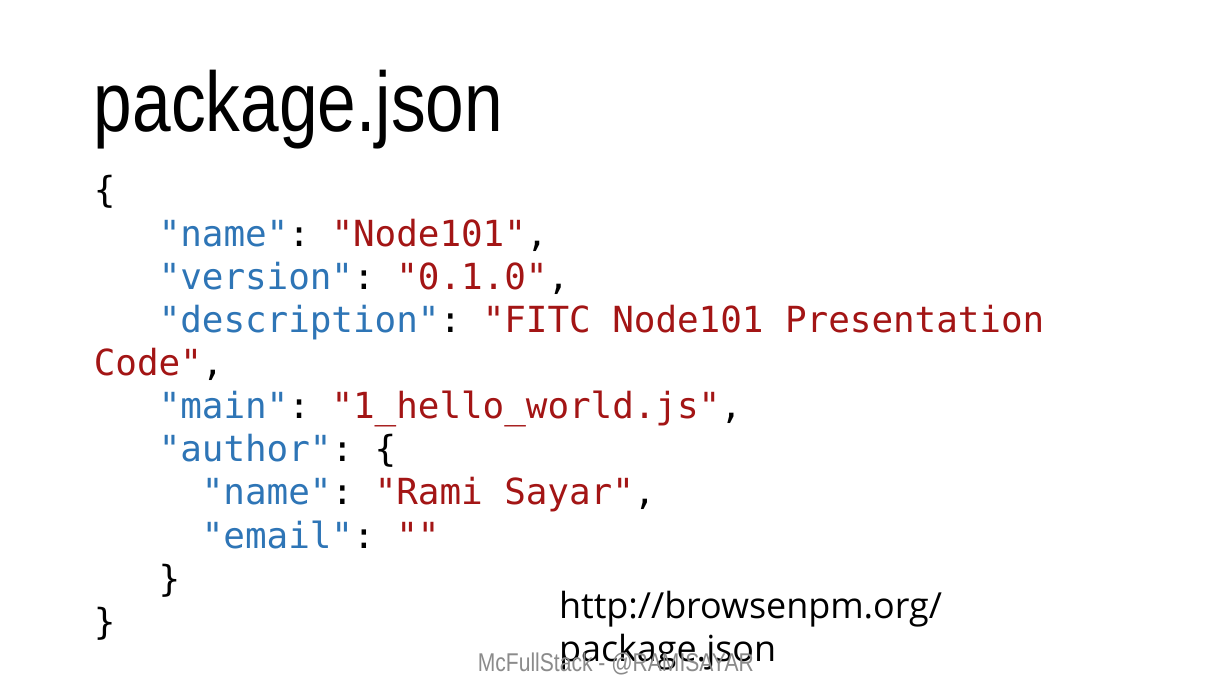
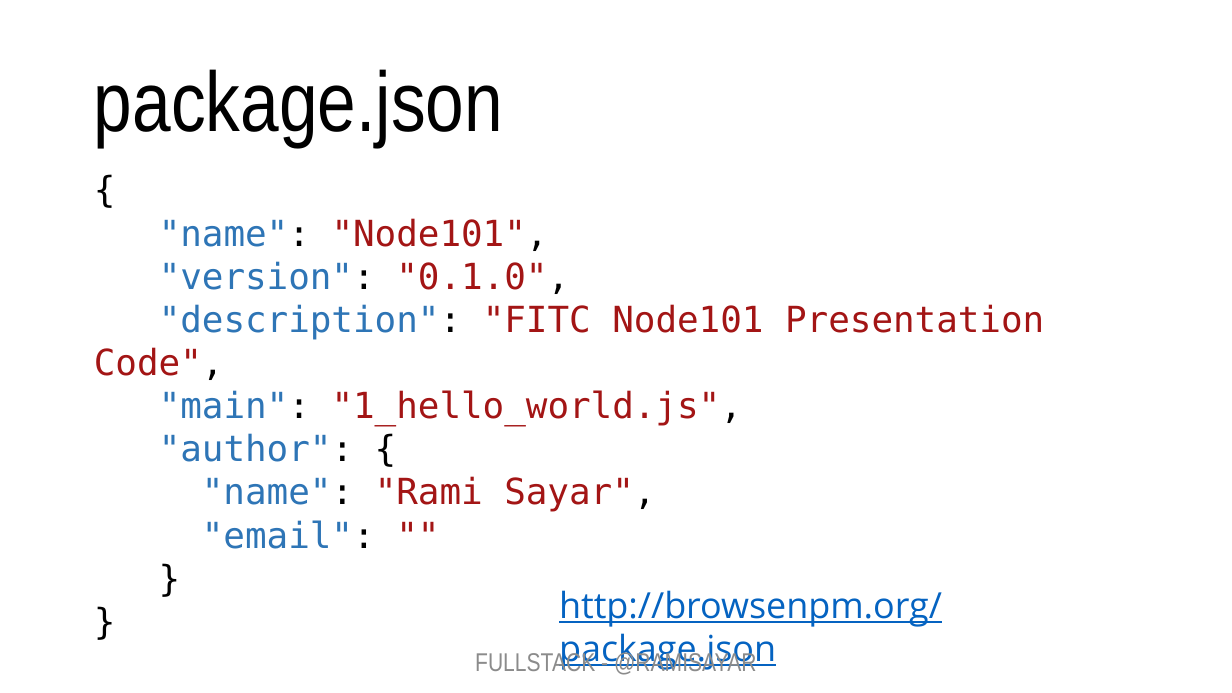
Before and after one commit to sayar/fullstack-training-kit, a slide deck: slide 31 of decks/2 - Building Backends with NodeJS.pptx. Drawn at 1232x693 pixels with LibreOffice and Linux fonts; fonts in the diff are those of the drawing. Boxes give left, top, right and bottom in pixels: in the first picture for what was removed or moved away, otherwise in the second. Text is boxed around its words. In the diff, an @@ line names an element or a change of style, - is before the commit and + after.

```diff
--- a/decks/2 - Building Backends with NodeJS.pptx
+++ b/decks/2 - Building Backends with NodeJS.pptx
@@ text "http://browsenpm.org/package.json" at bbox=[559, 590, 942, 671]: text colour #000000 to #0563C1, underline on @@
@@ text at bbox=[475, 649, 756, 675]: text changed @@
-McFullStack - @RAMISAYAR
+FULLSTACK - @RAMISAYAR
```
Also in this commit, not shown: 43 other slides changed, 1 other file.
